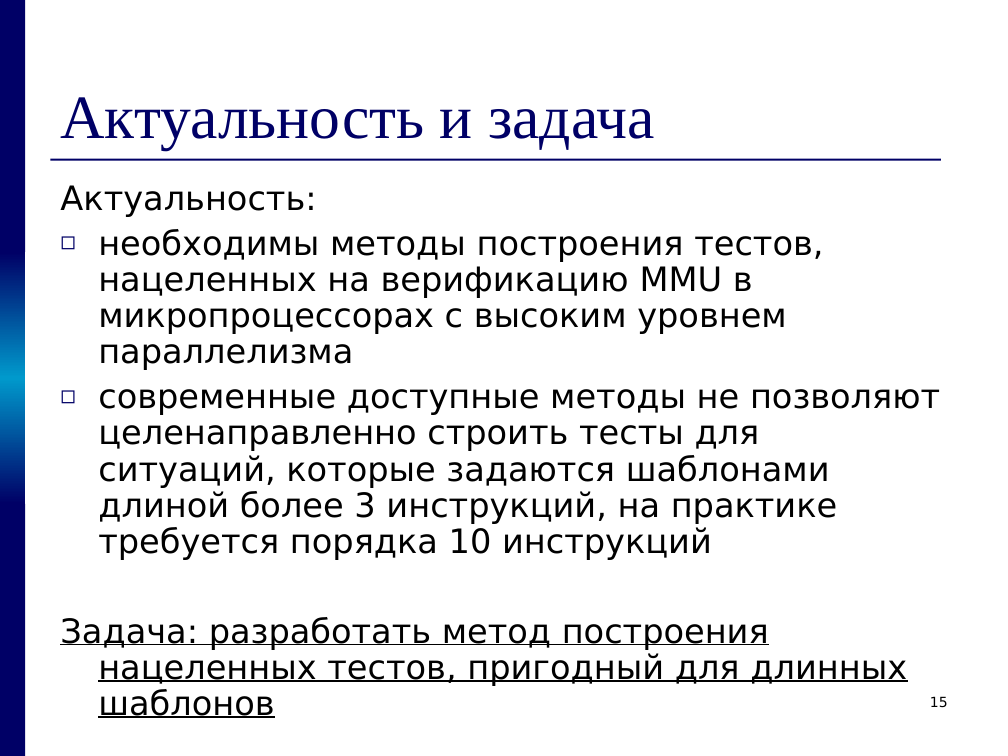
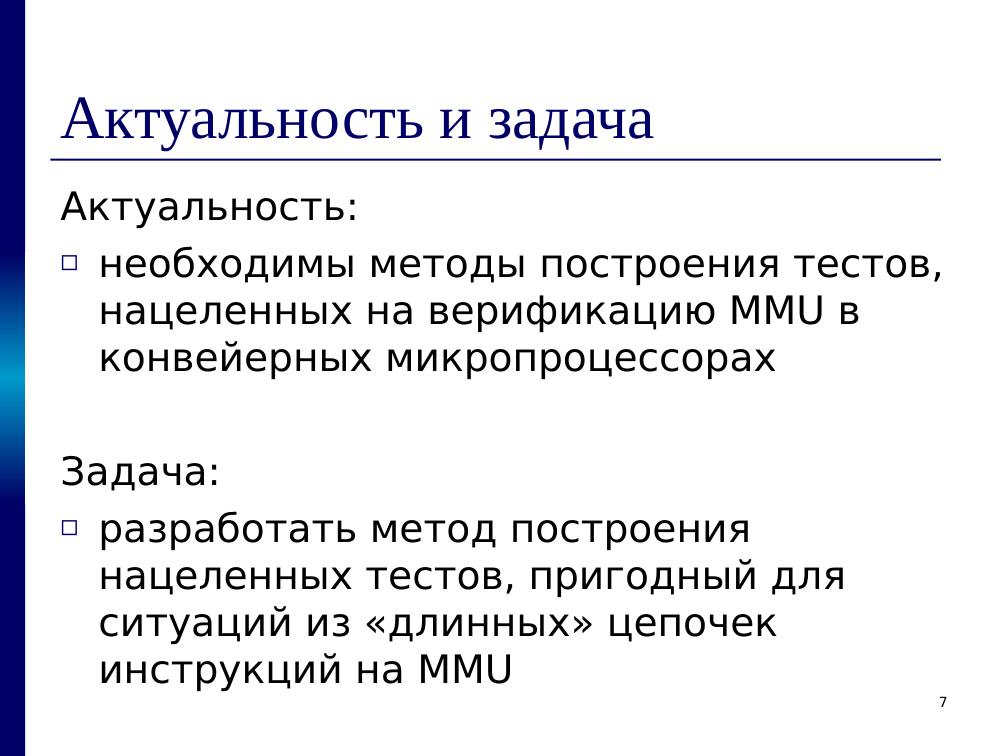
Before and after one commit to kornevgen/tesla-project, a slide deck: slide 7 of papers/THESIS/talks/pred/prethesis9.ppt (slide 15 before the commit). Drawn at 1008x756 pixels with LibreOffice and Linux fonts; fonts in the diff are those of the drawing. Boxes give left, top, right and bottom in pixels: in the first picture for what was removed or moved away, otherwise in the second. Text is boxed around its words. In the diff, an @@ line names an element or a change of style, - is before the commit and + after.

```diff
--- a/papers/THESIS/talks/pred/prethesis9.ppt
+++ b/papers/THESIS/talks/pred/prethesis9.ppt
@@ text at <box>60,191,359,228</box>: size 24 to 28 pt in "Актуальность:"; line spacing 0.9 to 1; more space between paragraphs @@
@@ text at <box>60,246,944,691</box>: text changed; size 24 to 28 pt @@
-◻ необходимы методы построения тестов, нацеленных на верификацию MMU в микропроцессорах с высоким уровнем параллелизма
-◻ современные доступные методы не позволяют целенаправленно строить тесты для ситуаций, которые задаются шаблонами длиной более 3 инструкций, на практике требуется порядка 10 инструкций
-Задача: разработать метод построения нацеленных тестов, пригодный для длинных шаблонов
+◻ необходимы методы построения тестов, нацеленных на верификацию MMU в конвейерных микропроцессорах
+Задача:
+◻ разработать метод построения нацеленных тестов, пригодный для ситуаций из «длинных» цепочек инструкций на MMU
@@ page number at <box>939,696,948,707</box>: text changed @@
-15
+7
```
Also in this commit, not shown: 6 other slides changed, 9 slides added, 18 slides removed.
